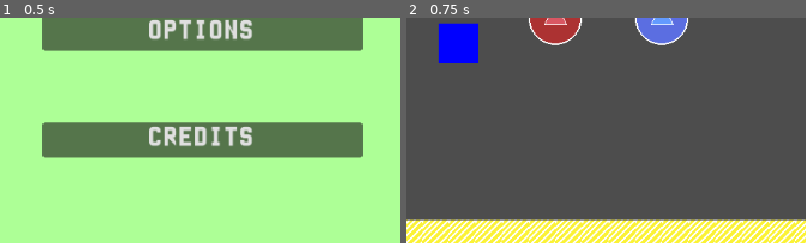
Above: before the commit, frames 1-2 (left to right).
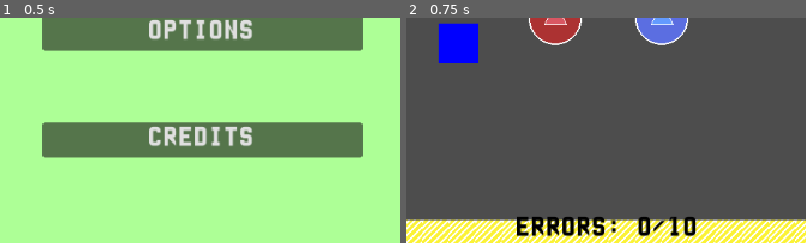
Above: after the commit, the same moments.

Repository: S2009-dev/animated-couscous
Game: Godot game, scene res://objects/menus/main_menu.tscn
The game is run twice, just before and just after one commit, with the same random seed, the same clock (stepped at 60 frames per second) and the same inputs. The engine's default icon, where the game draws it, is replaced by a stand-in: a white triangle on a blue panel in a dark square.
Inputs:
- Up to frame 1 (0.5 s): no input
- Up to frame 2 (0.75 s): click "START" at 0.5 s
The pictures show only the part of the screen within x 25-75%, y 50-100%; the shares and areas given below are measured in that part.

Frame 1 is identical in both runs. In frame 2, 2.1% of the frame differs, in the area x 27-73%, y 88-97%.

Commit message:
feat: :sparkles: show errors count in hud

Diff:
--- a/objects/scenes/world.tscn
+++ b/objects/scenes/world.tscn
@@ -254,6 +254,23 @@
 theme_override_font_sizes/font_size = 32
 text = "QUIT"
 
+[node name="Errors" type="Label" parent="HUD"]
+unique_name_in_owner = true
+layout_mode = 1
+anchors_preset = 12
+anchor_top = 1.0
+anchor_right = 1.0
+anchor_bottom = 1.0
+offset_top = -33.0
+grow_horizontal = 2
+grow_vertical = 0
+theme_override_colors/font_color = Color(0, 0, 0, 1)
+theme_override_fonts/font = ExtResource("7_w61o3")
+theme_override_font_sizes/font_size = 32
+text = "ERRORS: 0/10"
+horizontal_alignment = 1
+vertical_alignment = 1
+
 [connection signal="store_item" from="." to="HUD" method="_on_store_item"]
 [connection signal="update_score" from="." to="HUD" method="_on_update_score"]
 [connection signal="world_loaded" from="." to="Cameras" method="_on_main_world_loaded"]
--- a/scripts/scenes/hud_manager.gd
+++ b/scripts/scenes/hud_manager.gd
@@ -5,9 +5,11 @@
 @onready var best_score_label: Label = %BestScore
 @onready var score_label: Label = %Score
 @onready var game_over: Control = %GameOver
+@onready var errors_label: Label = %Errors
 
 var score: int = 0
 var best_score: int = 0
+var errors: int = 0
 var config: ConfigFile = ConfigFile.new()
 
 func _ready() -> void:
